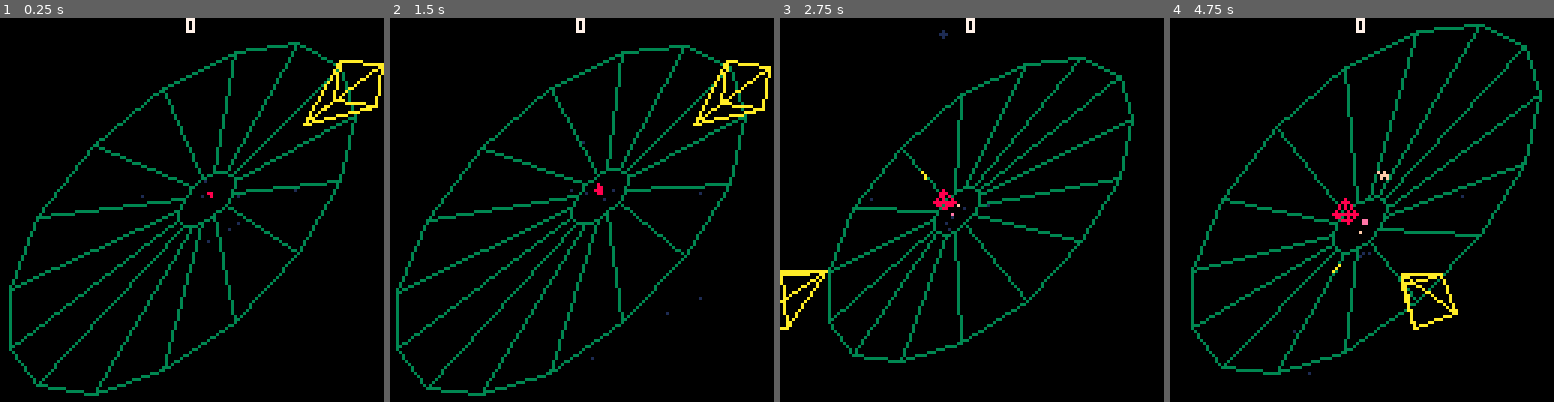
Above: before the commit, frames 1-4 (left to right).
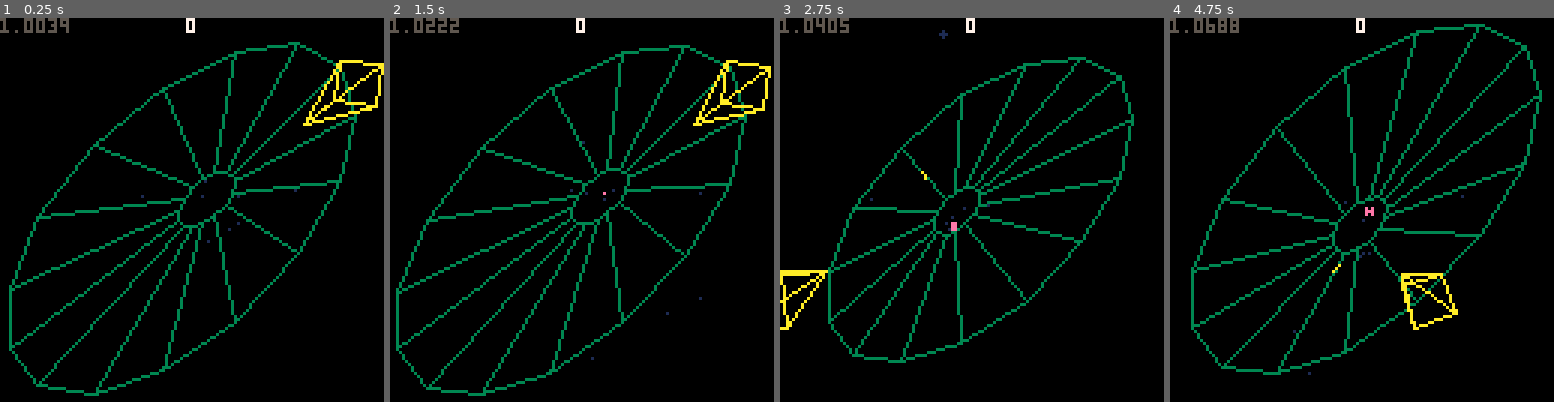
Above: after the commit, the same moments.

Repository: tesselode/web-pilot
Game: PICO-8 cartridge t1k.p8
Two runs of this game, one before a commit and one after it. Both use one fixed random seed, a clock stepped at 60 frames per second and the inputs below.
Inputs:
- Up to frame 1 (0.25 s): no input
- Up to frame 2 (1.5 s): tap X (X key) at 0.33, 1.07 s; tap O (Z key) at 0.7 s
- Up to frame 3 (2.75 s): hold Right 1.6-2.1 s; tap O (Z key) at 1.7, 2.1, 2.5 s; tap X (X key) at 1.85 s; hold Right from 2.47 s (still down)
- Up to frame 4 (4.75 s): tap O (Z key) every 0.4 s from 2.9 to 4.5 s; tap X (X key) at 2.97, 4.08 s; release Right at 3.03 s; hold Left 3.08-3.58 s; hold Right 4.02-4.68 s

The runs differ from the first frame. In frame 1, 0.3% of the frame differs, in the area x 0-56%, y 0-47%; in frame 2, 0.4%; in frame 3, 0.5%; in frame 4, 0.7%, in the area x 0-58%, y 0-57%.

Commit message:
fleshing out game flow

Diff:
--- a/t1k.p8
+++ b/t1k.p8
@@ -19,6 +19,7 @@
 	thwomp_arrived = 17,
 	thwomp_stomped = 18,
 	thwomp_hit = 19,
+	rim_kill = 20,
 }
 local freeze_frames = 0
 local screen_shake = {
@@ -478,7 +479,7 @@
 class.flipper.speed = .0005
 class.flipper.flip_interval = 45
 class.flipper.flip_speed = 1/30
-class.flipper.drag_speed = .0005
+class.flipper.drag_speed = .00025
 
 function class.flipper:new(p3d, web, player, difficulty, small)
 	self.p3d = p3d
@@ -581,8 +582,9 @@
 class.thwomp.point_value = 10
 class.thwomp.color = 8
 
-function class.thwomp:new(web)
+function class.thwomp:new(web, difficulty)
 	self.web = web
+	self.difficulty = difficulty
 	self.position = flr(rnd(#self.web.points)) + .5
 	self.h = 0
 	self.z = .75
@@ -616,7 +618,7 @@
 			conversation:say 'thwomp landed'
 		end
 	else
-		self.jump_timer -= 1
+		self.jump_timer -= self.difficulty / 2
 		if self.jump_timer <= 0 then
 			self.jump_timer += self.min_jump_interval + rnd(self.max_jump_interval - self.min_jump_interval)
 			self.jumping = true
@@ -795,21 +797,30 @@
 				self.powerup_streak += 1
 				self.score += self.powerup_streak * 10
 				add(self.entities, class.score_popup(self.powerup_streak .. '000', self.p3d:to2d(x, y, z)))
-				self:show_message(compliments[ceil(rnd(#compliments))])
+				local message = compliments[ceil(rnd(#compliments))]
+				message = message .. ' +' .. self.powerup_streak .. '000'
+				self:show_message(message)
 				sfx(sound.bonus, 1)
 			end
 		end),
 		conversation:listen('enemy killed', function(enemy)
 			if not self.web.zapping then
-				self.enemies_killed += 1
-				if self.enemies_killed % 8 == 0 then
+				self.to_next_powerup -= 1
+				if self.to_next_powerup == 0 then
+					self.to_next_powerup = 7 + self.powerup_streak
 					add(self.entities, class.powerup(enemy.x, enemy.y, enemy.z))
 				end
 			end
-			if not self.player.jumping then
-				self.score += enemy.point_value
-				add(self.entities, class.score_popup(enemy.point_value .. '00', self.p3d:to2d(enemy.x, enemy.y, enemy.z)))
+			if not self.player.jumping and not self.web.zapping then
+				local point_value = enemy.point_value
+				if enemy.z == 1 then
+					point_value *= 2
+					sfx(sound.rim_kill, 1)
+				end
+				self.score += point_value
+				add(self.entities, class.score_popup(point_value .. '00', self.p3d:to2d(enemy.x, enemy.y, enemy.z)))
 			end
+			if enemy:is(class.thwomp) then self.difficulty += .1 end
 			for i = 1, 5 do
 				add(self.entities, class.particle(enemy.x, enemy.y, enemy.z, enemy.color))
 			end
@@ -833,13 +844,17 @@
 	self:init_web()
 	self.entities = {}
 	self.player = add(self.entities, class.player(self.web, 1))
-	add(self.entities, class.thwomp(self.web))
 	self:init_stars()
 	self.score = 0
 	self.zapper_online = false
 	self.difficulty = 1
+	self.timer = {
+		flipper = 60 + rnd(60),
+		small_flipper = 2400 + rnd(600),
+		thwomp = 5400 + rnd(900),
+	}
 	self.spawn_timer = 1
-	self.enemies_killed = 0
+	self.to_next_powerup = 3
 	self.powerup_streak = 0
 	self.message = ''
 	self.message_timer = 0
@@ -868,11 +883,25 @@
 
 	-- spawns
 	self.difficulty += .00025
-	self.spawn_timer -= 1/120 * self.difficulty
-	while self.spawn_timer <= 0 do
-		self.spawn_timer += 1
+	self.timer.flipper -= self.difficulty
+	while self.timer.flipper <= 0 do
+		self.timer.flipper += 90 + rnd(60)
 		add(self.entities, class.flipper(self.p3d, self.web, self.player, self.difficulty))
+		sfx(sound.spawn, 3)
+	end
+
+	self.timer.small_flipper -= self.difficulty * self.difficulty
+	while self.timer.small_flipper <= 0 do
+		self.timer.small_flipper += 300 + rnd(300)
 		add(self.entities, class.flipper(self.p3d, self.web, self.player, self.difficulty, true))
+		sfx(sound.spawn, 3)
+	end
+
+	self.timer.thwomp -= self.difficulty
+	while self.timer.thwomp <= 0 do
+		self.timer.thwomp += 1500 + rnd(600)
+		add(self.entities, class.thwomp(self.web, self.difficulty))
+		self.difficulty -= .1
 		sfx(sound.spawn, 3)
 	end
 
@@ -881,6 +910,9 @@
 	if btnp(5) and self.player.caught and self.zapper_online then
 		self.web:zap()
 		self.zapper_online = false
+		self.difficulty -= 1/3 / self.difficulty
+		if self.difficulty < 1 then self.difficulty = 1 end
+		self.powerup_streak = 0
 		self:show_message 'eat electric death!'
 	end
 
@@ -896,7 +928,7 @@
 	-- zapper
 	if self.web.zapping then
 		for entity in all(self.entities) do
-			if entity:is(class.enemy) and abs(entity.z - self.web.zapping) < .01 then
+			if entity:is(class.enemy) and abs(entity.z - self.web.zapping) < .01 and not (entity.h and entity.h > 0) then
 				entity:die()
 			end
 		end
@@ -969,6 +1001,8 @@
 	else
 		printoc(self.score .. '00', 64, 0, 7)
 	end
+
+	print(self.difficulty, 0, 0, 5)
 end
 
 local function apply_audio_effects()
Not shown, changed: the sound effects (__sfx__) section of t1k.p8
